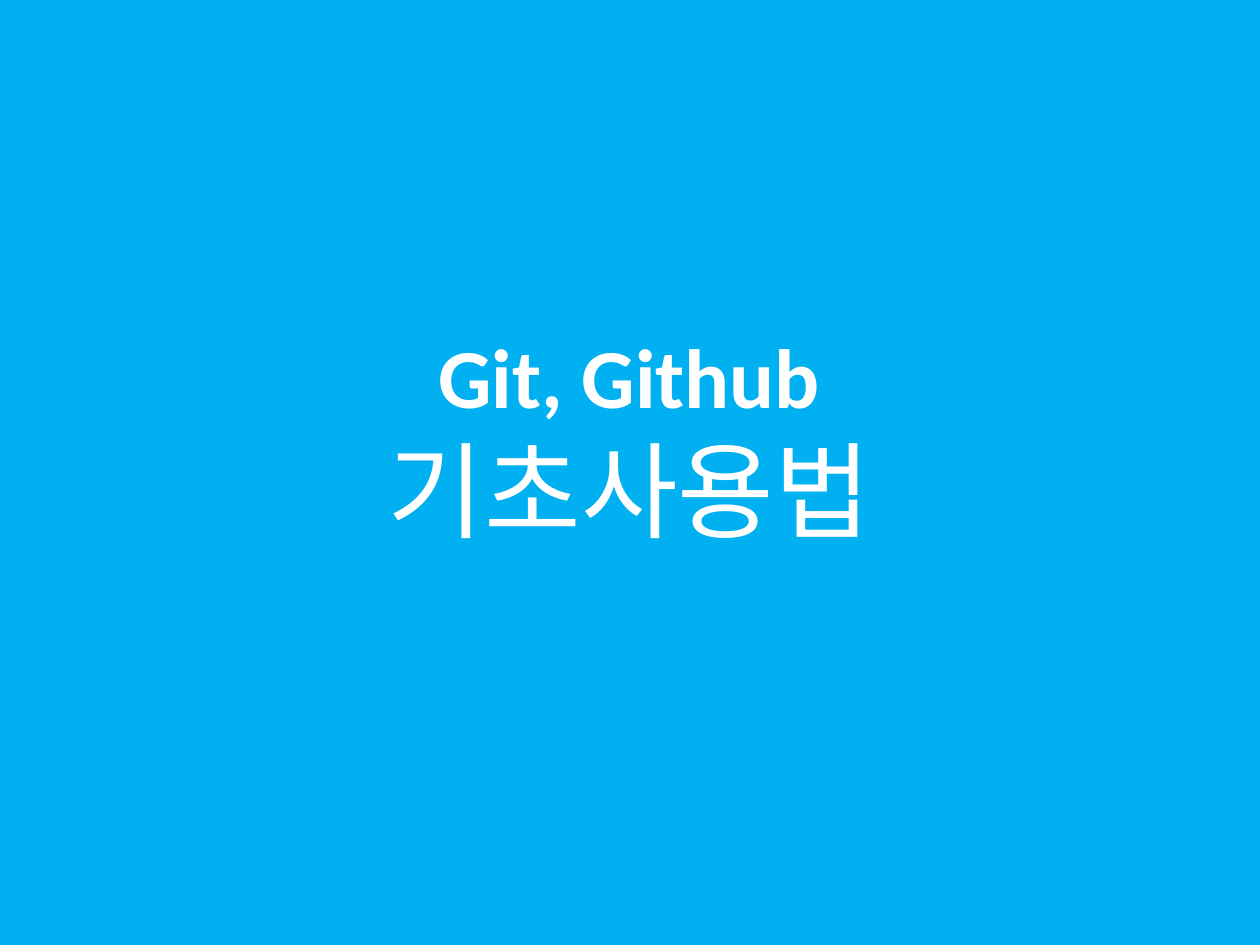
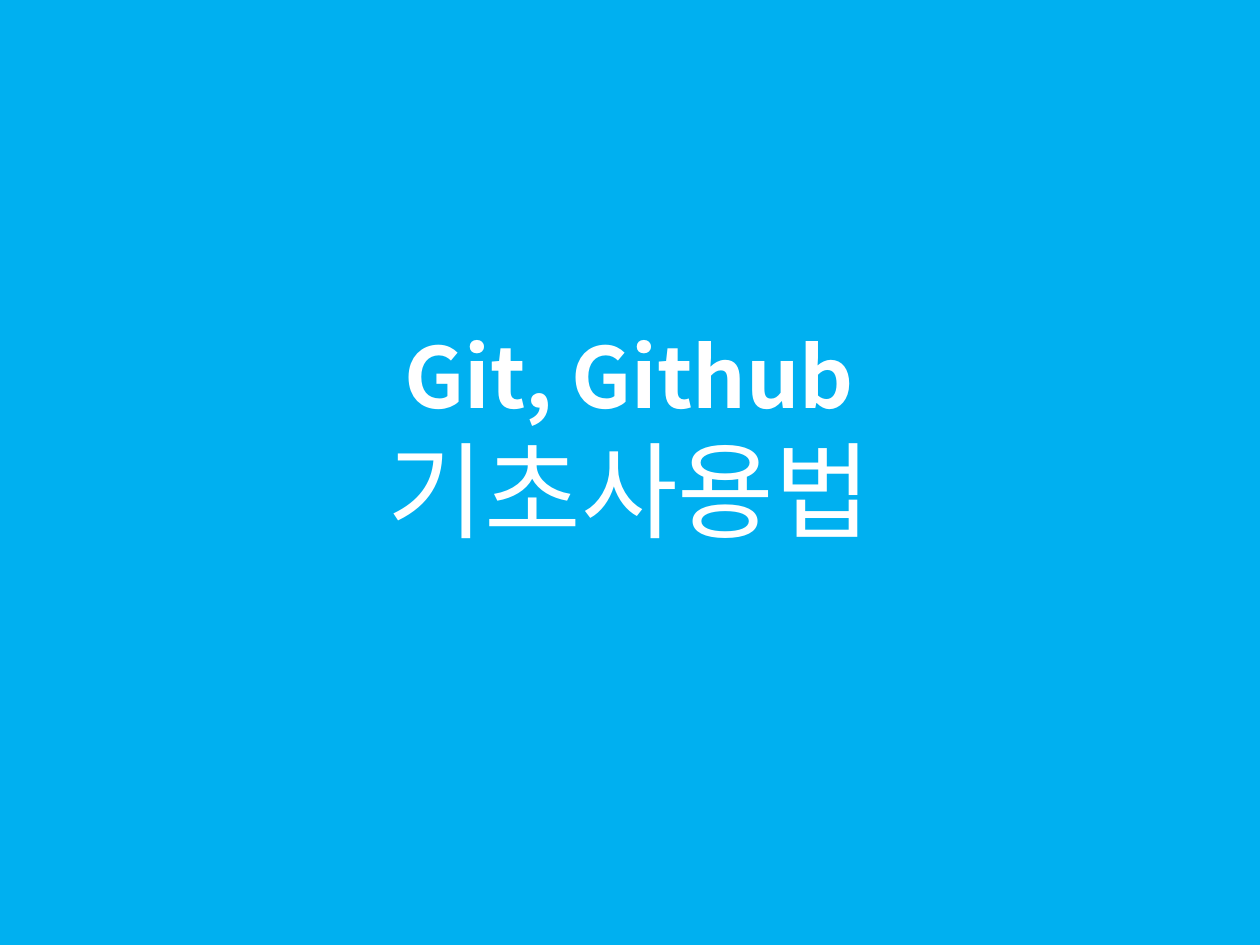
Before and after one commit to sabin21/NodeJS_Workflow_Study, a slide deck: slide 1 of CH00_Git_Github.pptx. Drawn at 1260x945 pixels with LibreOffice and Linux fonts; fonts in the diff are those of the drawing. Boxes give left, top, right and bottom in pixels: in the first picture for what was removed or moved away, otherwise in the second. Text is boxed around its words. In the diff, an @@ line names an element or a change of style, - is before the commit and + after.

Commit message:
Git_Github 파일 수정

```diff
--- a/CH00_Git_Github.pptx
+++ b/CH00_Git_Github.pptx
@@ rectangle "Git, Github 기초사용법" at box(82, 306, 1176, 621): font Calibri to Noto Sans CJK KR @@
```
Also in this commit, not shown: 2 other slides changed, 2 slides added, 1 other file.
